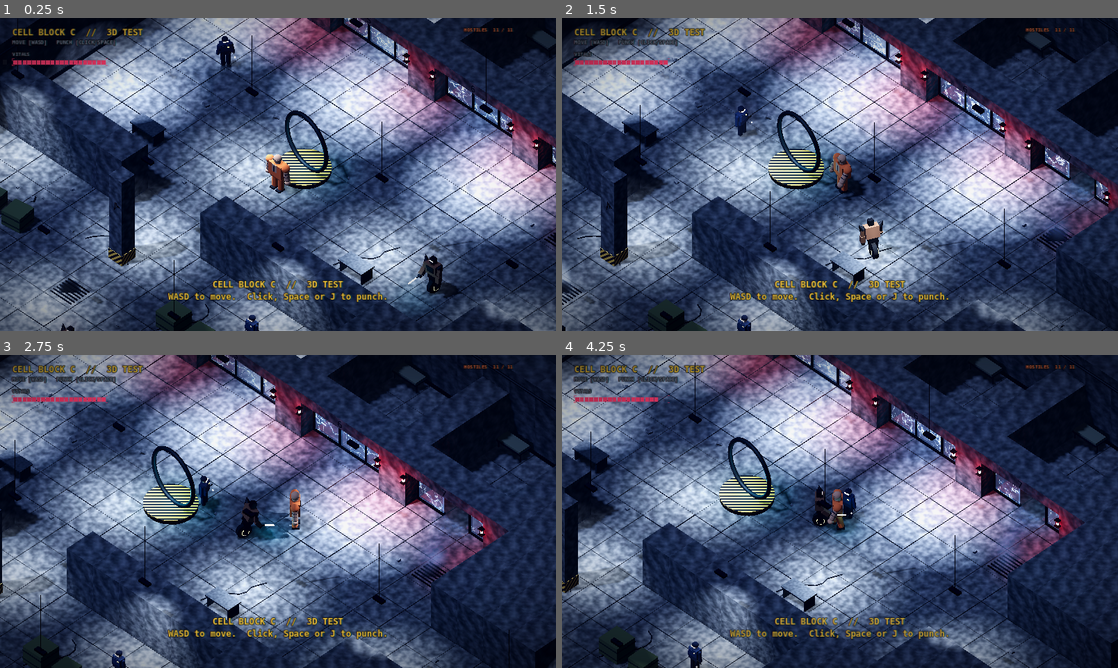
Above: before the commit, frames 1-4 (two rows, left to right).
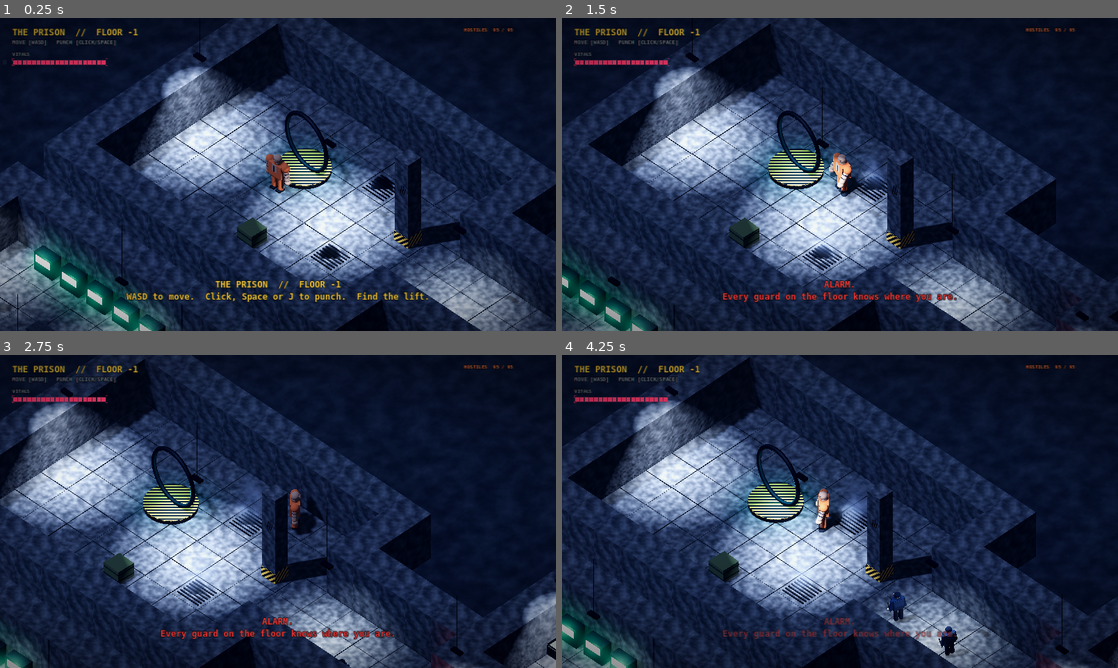
Above: after the commit, the same moments.

Repository: Noj-eng/inescapable-prison
Game: Godot game, scene res://scenes/cellblock_3d.tscn
Two runs of this game, one before a commit and one after it. Both use one fixed random seed, a clock stepped at 60 frames per second and the inputs below. This scene is started directly instead of the project's main scene.
Inputs (mouse positions are in pixels of both pictures, inside the frame that each line leads up to):
- Up to frame 1 (0.25 s): no input
- Up to frame 2 (1.5 s): tap Enter at 0.5 s; move the mouse to (962, 158) at 0.52 s; hold D 0.53-1.25 s; tap R at 0.6 s; click (962, 158) at 0.67 s; tap Space at 0.77 s; drag from (728, 190) to (812, 237) at 1.27 s
- Up to frame 3 (2.75 s): move the mouse to (333, 442) at 2.02 s; hold D from 2.03 s (still down); hold E from 2.03 s (still down)
- Up to frame 4 (4.25 s): release D at 2.75 s; release E at 2.75 s; drag from (812, 574) to (673, 464) at 2.77 s; move the mouse to (1006, 558) at 3.52 s; hold A from 3.53 s (still down); tap 2 at 3.6 s; tap Space at 3.77 s

The runs differ from the first frame. In frame 1, 75% of the frame differs, in the area x 0-100%, y 0-100%; in frame 2, 73%; in frame 3, 71%; in frame 4, 72%.

Commit message:
Procedural, endless prison floors for the 3D test
prison_gen.gd digs a maze of rooms (cell blocks, halls, guard posts,
storerooms) joined by 3-wide corridors. Victor starts in a calm room; a few
steps out the alarm sends nearby guards after him. The lift in the
furthest room drops to a new, deeper floor. Sizes, winding, enemy density
and seed live in tuning_3d.gd; the hand-made map remains as a fallback.
Hidden walls are skipped and far lights switched off for speed.

Co-Authored-By: Claude Opus 5.5 <noreply@anthropic.com>
Claude-Session: https://claude.ai/code/session_01Gct3uL3DFKS75zeRECKKZQ

Diff:
--- a/scripts/3d/cellblock_3d.gd
+++ b/scripts/3d/cellblock_3d.gd
@@ -1,5 +1,7 @@
 extends Node3D
-## 3D TEST: Cell Block C rebuilt in 3D from the same text map as the 2D game,
+## 3D TEST: a prison floor in 3D, built from a text map. By default the map is
+## made fresh by prison_gen.gd (see tuning_3d.gd); the hand-made Cell Block C
+## map below is the fallback. Originally rebuilt from the same text map as the 2D game,
 ## in the gritty look of Jon's concept art: cracked concrete, electrified
 ## glass cells, red caged warning lights, steam grates, a catwalk edge over
 ## a dark drop, loose cables and rubble, real lights, shadows, fog and SSAO.
@@ -8,10 +10,52 @@
 ## Run it by opening scenes/cellblock_3d.tscn and pressing F6.
 
 const Tune := preload("res://scripts/3d/tuning_3d.gd")
+const PrisonGen := preload("res://scripts/3d/prison_gen.gd")
+const LIGHT_RANGE := 30.0   # metres around Victor where lamps are switched on
 const Look := preload("res://scripts/3d/look_3d.gd")
 const VictorScript := preload("res://scripts/3d/victor_3d.gd")
 const GuardScript := preload("res://scripts/3d/guard_3d.gd")
-const GameScript := preload("res://scripts/main.gd")
+## The 3D Cell Block C: about twice the size of the 2D one, built for running.
+## # wall  . floor  b bunk  t toilet  B electrified glass cell front
+## R Victor's broken rig (start)  E lift  G guard  M robot  o pillar
+## v steam grate  x crate  d table  c console
+const MAP := [
+	"################################################",
+	"#b..#b..#b..#b..#b..#b..#b..#b..#b..#b..#b..####",
+	"#...#...#...#...#...#...#...#...#...#...#...####",
+	"#t..#t..#t..#t..#t..#t..#t..#t..#t..#t..#t..####",
+	"#BBB#BBB#B.B#BBB#BBB#BBB#BBB#BBB#BBB#BBB#BBB####",
+	"#..............................................#",
+	"#................v............G.............xx.#",
+	"#...........o.........o.........o.........o..x.#",
+	"#.....R...................G....................#",
+	"#...................................G.......G..#",
+	"#.................G..................v.........#",
+	"#..d.....d..o.........o.........o........Mo....#",
+	"#..........................v...................#",
+	"#####...###############..###############...#####",
+	"#####...###############..###############...#####",
+	"#............######################............#",
+	"#..cc....c...##b..#b..#b..#b..#b..#...xx...xx..#",
+	"#....G.......##...#...#...#...#...#...x.....x..#",
+	"#.....o......##t..#t..#t..#t..#t..#.....G......#",
+	"#.............#BBB#BBB#BBB#BBB#BBB#.......v....#",
+	"#..................................#........M..#",
+	"#..d....d....#......G..........G...#....xx.....#",
+	"#......M.....#..............G................x.#",
+	"#.........G..#..........M..........#..G......x.#",
+	"#............#.....................#...........#",
+	"####...###########....###########..#########..##",
+	"#..............................................#",
+	"#..xx...............xx........G................#",
+	"#.......G......v....x....................M.....#",
+	"#.........o.............o.............o........#",
+	"#.....v...............M....xx.......G..........#",
+	"#.............G...............v...........G.E..#",
+	"#..............................................#",
+	"################################################",
+]
+
 const GLASS_SHADER := preload("res://shaders/electric_glass.gdshader")
 const ChromaLabelScript := preload("res://scripts/chroma_label.gd")
 const NeonBarScript := preload("res://scripts/neon_bar.gd")
@@ -34,6 +78,13 @@
 var _red_lights: Array[OmniLight3D] = []
 var _glass_lights: Array[OmniLight3D] = []
 var _shake := 0.0
+var _lift_at := Vector3.INF
+var _descending := false
+var _cull_t := 0.0
+var calm := true            # nobody moves until Victor leaves the start
+var _start_at := Vector3.ZERO
+var _alarm := 0.0
+static var depth := 1      # how many floors deep Victor is (survives reloads)
 var _lamps: Array[SpotLight3D] = []
 var _aftershock_in := 6.0
 var _quake := 0.0
@@ -51,15 +102,22 @@
 
 
 func _ready() -> void:
-	_rng.seed = 1977
-	map = GameScript.LEVELS[0]["map"]
+	if Tune.LEVEL_PROCEDURAL:
+		var seed_value := Tune.LEVEL_SEED + depth if Tune.LEVEL_SEED != 0 else randi()
+		map = PrisonGen.new().generate(seed_value, Tune.LEVEL_BLOCKS_X, Tune.LEVEL_BLOCKS_Y,
+				Tune.LEVEL_WINDING, Tune.ENEMY_DENSITY, Tune.ROBOT_SHARE)
+		print("Prison floor %d, seed %d" % [depth, seed_value])
+		_rng.seed = seed_value
+	else:
+		map = MAP
+		_rng.seed = 1977
 	rows = map.size()
 	cols = map[0].length()
 	_build_environment()
 	_build_level()
 	_build_paths()
 	_build_hud()
-	_say("CELL BLOCK C  //  3D TEST\nWASD to move.  Click, Space or J to punch.", Color("ffd23f"), 4.0)
+	_say("%s\nWASD to move.  Click, Space or J to punch.  Find the lift." % _title(), Color("ffd23f"), 4.0)
 
 
 func cell_pos(x: float, y: float) -> Vector3:
@@ -153,6 +211,8 @@
 				slab.rotation = Vector3(_rng.randf_range(-0.01, 0.01), 0, _rng.randf_range(-0.01, 0.01))
 			match ch:
 				"#":
+					if not _touches_floor(x, y):
+						continue    # solid rock between rooms: nothing to see or touch
 					if front:
 						_catwalk_edge(x, y)
 					else:
@@ -171,38 +231,43 @@
 				"c": _console(at)
 				"o": _pillar(at)
 				"v": _grate(at)
-				"E": _lift(at)
+				"E":
+					_lift(at)
+					_lift_at = at
 				"R":
 					_broken_rig(at)
 					start = at + Vector3(0, 0, CELL)
 				"G", "M":
 					_spawn_enemy("robot" if ch == "M" else "guard", at)
-			if ch == "." and y == 4 and _ch(x - 1, y) == "B" and _ch(x + 1, y) == "B":
+			if ch == "." and _ch(x - 1, y) == "B" and _ch(x + 1, y) == "B":
 				_smashed_glass(at)   # cell 7: the quake already blew this one out
-	# lintels and cell numbers above the glass fronts
-	var x0 := 1
-	while x0 < cols:
-		if _ch(x0, 4) == "B":
-			var x1 := x0
-			while _ch(x1 + 1, 4) != "#":
-				x1 += 1
-			var mid := (x0 + x1) * 0.5
-			Look.box(self, Vector3((x1 - x0 + 1) * CELL, WALL_H - 2.5, CELL), cell_pos(mid, 4) + Vector3(0, 2.5 + (WALL_H - 2.5) * 0.5, 0), wall_mat)
-			var label := Label3D.new()
-			label.text = str(cell_number)
-			cell_number += 1
-			label.font_size = 160
-			label.pixel_size = 0.004
-			label.modulate = Color(0.1, 0.1, 0.1, 0.9)
-			label.outline_size = 0
-			label.shaded = true
-			label.position = cell_pos(mid, 4) + Vector3(0, 2.85, CELL * 0.5 + 0.01)
-			add_child(label)
-			# red caged warning lights either side of the cell
-			for side: int in [-1, 1]:
-				_red_caged_light(cell_pos((x0 if side < 0 else x1) + 0.5 * side, 4) + Vector3(0, 2.0, CELL * 0.5 + 0.12))
-			x0 = x1 + 1
-		x0 += 1
+	# lintels and cell numbers above every row of glass fronts
+	for gy in rows:
+		if not (map[gy] as String).contains("B"):
+			continue
+		var x0 := 1
+		while x0 < cols:
+			if _ch(x0, gy) == "B":
+				var x1 := x0
+				while _ch(x1 + 1, gy) != "#":
+					x1 += 1
+				var mid := (x0 + x1) * 0.5
+				Look.box(self, Vector3((x1 - x0 + 1) * CELL, WALL_H - 2.5, CELL), cell_pos(mid, gy) + Vector3(0, 2.5 + (WALL_H - 2.5) * 0.5, 0), wall_mat)
+				var label := Label3D.new()
+				label.text = str(cell_number)
+				cell_number += 1
+				label.font_size = 160
+				label.pixel_size = 0.004
+				label.modulate = Color(0.1, 0.1, 0.1, 0.9)
+				label.outline_size = 0
+				label.shaded = true
+				label.position = cell_pos(mid, gy) + Vector3(0, 2.85, CELL * 0.5 + 0.01)
+				add_child(label)
+				# red caged warning lights either side of the cell
+				for side: int in [-1, 1]:
+					_red_caged_light(cell_pos((x0 if side < 0 else x1) + 0.5 * side, gy) + Vector3(0, 2.0, CELL * 0.5 + 0.12))
+				x0 = x1 + 1
+			x0 += 1
 	_overhead_lamps()
 	_scatter_cracks_rubble_cables()
 	_the_drop()
@@ -211,6 +276,7 @@
 	player.set_script(VictorScript)
 	player.camera = camera
 	player.position = start + Vector3(0, 0.1, 0)
+	_start_at = start
 	add_child(player)
 	player.health_changed.connect(_on_health_changed)
 	player.died.connect(_on_player_died)
@@ -573,6 +639,12 @@
 
 # --- every frame ------------------------------------------------------------------
 
+func _title() -> String:
+	if Tune.LEVEL_PROCEDURAL:
+		return "THE PRISON  //  FLOOR -%d" % depth
+	return "CELL BLOCK C  //  3D TEST"
+
+
 func shake(amount: float) -> void:
 	_shake = maxf(_shake, amount)
 
@@ -599,11 +671,42 @@
 		var flicker := _quake > 0.0 and _rng.randf() < 0.35 + 0.1 * (i % 3)
 		_lamps[i].light_energy = 14.0 * (0.12 if flicker else 1.0)
 	_shake = move_toward(_shake, 0.0, delta * 1.5)
+	# a moment to get his bearings; a few steps out and the alarm goes off
+	if calm and not _game_over:
+		var from_start := player.global_position - _start_at
+		from_start.y = 0
+		if from_start.length() > Tune.CALM_RADIUS:
+			calm = false
+			_alarm = 3.0
+			shake(0.2)
+			_say("ALARM.\nEvery guard on the floor knows where you are.", Color("ff3b3b"), 2.5)
+			for e in get_tree().get_nodes_in_group("enemies"):
+				if e.global_position.distance_to(player.global_position) < Tune.ALARM_RADIUS:
+					e.active = true
+	_alarm = maxf(0.0, _alarm - delta)
+	# only light what's near Victor: a big floor has hundreds of lamps
+	_cull_t -= delta
+	if _cull_t <= 0.0:
+		_cull_t = 0.25
+		var here := player.global_position
+		for group in [_lamps, _red_lights, _glass_lights]:
+			for l: Light3D in group:
+				l.visible = l.global_position.distance_squared_to(here) < LIGHT_RANGE * LIGHT_RANGE
+	# the lift: step on it to drop to a deeper, freshly built floor
+	if _lift_at != Vector3.INF and not _descending and not _game_over:
+		var to_lift := player.global_position - _lift_at
+		to_lift.y = 0
+		if to_lift.length() < 1.1:
+			_descending = true
+			depth += 1
+			shake(0.3)
+			_say("GOING DOWN.\nFloor -%d. Still no way out." % depth, Color("ff7a4a"), 2.0)
+			get_tree().create_timer(1.6).timeout.connect(get_tree().reload_current_scene)
 	camera.h_offset = _rng.randf_range(-1, 1) * _shake
 	camera.v_offset = _rng.randf_range(-1, 1) * _shake
 	# red warning lights pulse, the containment glass flickers
 	for i in _red_lights.size():
-		_red_lights[i].light_energy = 1.2 + 1.0 * (0.5 + 0.5 * sin(_t * 3.0 + i))
+		_red_lights[i].light_energy = 1.2 + 1.0 * (0.5 + 0.5 * sin(_t * 3.0 + i)) + (3.0 if _alarm > 0.0 and fmod(_t, 0.4) < 0.2 else 0.0)
 	for i in _glass_lights.size():
 		_glass_lights[i].light_energy = 0.9 + _rng.randf() * 0.9
 	# walls and pillars between the camera and Victor turn see-through
@@ -630,7 +733,7 @@
 	if enemies_left == 0:
 		_lift_mat.albedo_color = Color(0.3, 1.0, 0.5)
 		_lift_mat.emission = Color(0.3, 1.0, 0.5)
-		_say("CELL BLOCK C CLEAR.\nThat's the end of the 3D test.", Color("4dff88"), 5.0)
+		_say("FLOOR CLEAR.\nNot a guard left standing.", Color("4dff88"), 4.0)
 
 
 func _on_health_changed(hp: int, max_hp: int) -> void:
@@ -648,7 +751,7 @@
 func _build_hud() -> void:
 	_hud = CanvasLayer.new()
 	add_child(_hud)
-	_chroma("CELL BLOCK C  //  3D TEST", Vector2(28, 20), Vector2(600, 30), 20, Color("ffd23f"))
+	_chroma(_title(), Vector2(28, 20), Vector2(600, 30), 20, Color("ffd23f"))
 	_chroma("MOVE [WASD]   PUNCH [CLICK/SPACE]", Vector2(28, 48), Vector2(600, 20), 12, Color(0.62, 0.7, 0.82, 0.75))
 	_chroma("VITALS", Vector2(28, 76), Vector2(200, 16), 11, Color(0.62, 0.7, 0.82, 0.75))
 	_health_bar = Control.new()
--- a/scripts/3d/guard_3d.gd
+++ b/scripts/3d/guard_3d.gd
@@ -368,7 +368,7 @@
 		var to := target.global_position - global_position
 		to.y = 0
 		var level := get_tree().current_scene
-		if not active and to.length() < WAKE_DISTANCE and (not level.has_method("path_length") or level.path_length(global_position, target.global_position) < 9):
+		if not active and not level.get("calm") and to.length() < WAKE_DISTANCE and (not level.has_method("path_length") or level.path_length(global_position, target.global_position) < 9):
 			active = true
 		if active:
 			_repath -= delta
--- /dev/null
+++ b/scripts/3d/prison_gen.gd
@@ -0,0 +1,264 @@
+extends RefCounted
+## Builds a random, winding prison floor as a text map (same letters the 3D
+## level builder reads):
+##   # wall  . floor  b bunk  t toilet  B electrified glass cell front
+##   R Victor's broken rig (start)  E lift (exit)  G guard  M robot
+##   o pillar  v steam grate  x crate  d table  c console
+##
+## How it works: the floor is split into a grid of blocks. A random maze is
+## dug through the blocks (that is what makes it winding), with a few extra
+## shortcuts. Every block becomes a room (a cell block, an open hall, a guard
+## post or a storeroom), and the maze links become 3-wide corridors.
+## Victor starts in the first room; the lift is in the room furthest away.
+
+const BLOCK_W := 13      # map tiles per block, across
+const BLOCK_H := 11      # ...and down
+
+var _rng := RandomNumberGenerator.new()
+var _g: Array = []       # rows of single-letter strings
+var _w := 0
+var _h := 0
+
+
+## blocks_x, blocks_y: size in blocks. winding: 0 = lots of shortcuts,
+## 1 = a pure maze with one route. density: enemies per room, on average.
+## robot_share: 0..1 of enemies that are robots.
+func generate(seed_value: int, blocks_x: int, blocks_y: int, winding: float, density: float, robot_share: float) -> Array:
+	_rng.seed = seed_value
+	_w = blocks_x * BLOCK_W + 1
+	_h = blocks_y * BLOCK_H + 1
+	_g = []
+	for y in _h:
+		var row := []
+		row.resize(_w)
+		row.fill("#")
+		_g.append(row)
+
+	# 1. a maze through the blocks (randomised depth-first search)
+	var links := {}                        # "ax,ay|bx,by" -> true
+	var seen := {}
+	var stack: Array[Vector2i] = [Vector2i(0, 0)]
+	seen[Vector2i(0, 0)] = true
+	while stack.size() > 0:
+		var cur: Vector2i = stack.back()
+		var options: Array[Vector2i] = []
+		for d in [Vector2i(1, 0), Vector2i(-1, 0), Vector2i(0, 1), Vector2i(0, -1)]:
+			var n: Vector2i = cur + d
+			if n.x >= 0 and n.y >= 0 and n.x < blocks_x and n.y < blocks_y and not seen.has(n):
+				options.append(n)
+		if options.is_empty():
+			stack.pop_back()
+			continue
+		var nxt: Vector2i = options[_rng.randi() % options.size()]
+		seen[nxt] = true
+		links[_key(cur, nxt)] = true
+		stack.append(nxt)
+	# a few shortcuts so it isn't one single path (fewer when more winding)
+	for by in blocks_y:
+		for bx in blocks_x:
+			for d in [Vector2i(1, 0), Vector2i(0, 1)]:
+				var a := Vector2i(bx, by)
+				var b: Vector2i = a + d
+				if b.x < blocks_x and b.y < blocks_y and _rng.randf() > 0.35 + 0.6 * winding:
+					links[_key(a, b)] = true
+
+	# 2. how far each block is from the start, to place the lift
+	var dist := {Vector2i(0, 0): 0}
+	var queue: Array[Vector2i] = [Vector2i(0, 0)]
+	var far := Vector2i(0, 0)
+	while queue.size() > 0:
+		var c: Vector2i = queue.pop_front()
+		if dist[c] > dist[far]:
+			far = c
+		for d in [Vector2i(1, 0), Vector2i(-1, 0), Vector2i(0, 1), Vector2i(0, -1)]:
+			var n: Vector2i = c + d
+			if links.has(_key(c, n)) and not dist.has(n):
+				dist[n] = dist[c] + 1
+				queue.append(n)
+
+	# 3. rooms
+	var rooms := {}                        # block -> Rect2i (inside, floor)
+	for by in blocks_y:
+		for bx in blocks_x:
+			var b := Vector2i(bx, by)
+			var rw := _rng.randi_range(7, BLOCK_W - 3)
+			var rh := _rng.randi_range(6, BLOCK_H - 3)
+			var rx := bx * BLOCK_W + 2 + _rng.randi_range(0, BLOCK_W - 3 - rw)
+			var ry := by * BLOCK_H + 2 + _rng.randi_range(0, BLOCK_H - 3 - rh)
+			rooms[b] = Rect2i(rx, ry, rw, rh)
+			_carve(rooms[b])
+
+	# 4. corridors between linked rooms: 3 wide, with a bend
+	for k in links:
+		var parts: PackedStringArray = (k as String).split("|")
+		var a := _unkey(parts[0])
+		var b := _unkey(parts[1])
+		var ca := _centre(rooms[a])
+		var cb := _centre(rooms[b])
+		if _rng.randf() < 0.5:
+			_corridor(ca, Vector2i(cb.x, ca.y))
+			_corridor(Vector2i(cb.x, ca.y), cb)
+		else:
+			_corridor(ca, Vector2i(ca.x, cb.y))
+			_corridor(Vector2i(ca.x, cb.y), cb)
+
+	# 5. dress each room by type, then start, lift and enemies
+	for b in rooms:
+		var r: Rect2i = rooms[b]
+		var north_free := not links.has(_key(b, b + Vector2i(0, -1)))
+		if b == Vector2i(0, 0):
+			_dress_hall(r)
+			_clear_around(_centre(r) + Vector2i(-1, -1))
+			_put(_centre(r) + Vector2i(-1, -1), "R")
+			continue
+		if b == far:
+			_dress_hall(r)
+			_clear_around(_centre(r))
+			_put(_centre(r), "E")
+			continue
+		var roll := _rng.randf()
+		if roll < 0.35 and north_free and r.size.x >= 9 and r.size.y >= 8:
+			_dress_cells(r)
+		elif roll < 0.6:
+			_dress_hall(r)
+		elif roll < 0.8:
+			_dress_guard_post(r)
+		else:
+			_dress_storage(r)
+	for b in rooms:
+		if b == Vector2i(0, 0):
+			continue
+		var r: Rect2i = rooms[b]
+		var count := int(density) + (1 if _rng.randf() < density - int(density) else 0)
+		for i in count:
+			var spot := _free_spot(r)
+			if spot.x >= 0:
+				_put(spot, "M" if _rng.randf() < robot_share else "G")
+
+	var out := []
+	for row in _g:
+		out.append("".join(row))
+	return out
+
+
+# --- room dressing ----------------------------------------------------------------
+
+## A row of cells along the room's north wall, each with a bunk and a toilet
+## behind electrified glass. One cell's glass is already blown out.
+func _dress_cells(r: Rect2i) -> void:
+	var y0 := r.position.y
+	var n := (r.size.x - 1) / 4
+	var start := r.position.x + (r.size.x - (n * 4 + 1)) / 2
+	for y in range(y0, y0 + 4):
+		for x in range(r.position.x, r.end.x):
+			_put(Vector2i(x, y), "#")
+	var broken := _rng.randi() % n
+	for i in n:
+		var x := start + 1 + i * 4
+		for k in 3:
+			_put(Vector2i(x + k, y0), ".")
+			_put(Vector2i(x + k, y0 + 1), ".")
+			_put(Vector2i(x + k, y0 + 2), ".")
+			_put(Vector2i(x + k, y0 + 3), "." if (i == broken and k == 1) else "B")
+		_put(Vector2i(x, y0), "b")
+		_put(Vector2i(x, y0 + 2), "t")
+	_scatter(Rect2i(r.position.x, y0 + 5, r.size.x, r.size.y - 5), "v", 1)
+
+
+func _dress_hall(r: Rect2i) -> void:
+	# pillars in a loose grid, a steam grate or two
+	for y in range(r.position.y + 2, r.end.y - 1, 4):
+		for x in range(r.position.x + 2, r.end.x - 1, 5):
+			if _rng.randf() < 0.7:
+				_put(Vector2i(x, y), "o")
+	_scatter(r, "v", 2)
+	_scatter(r, "x", _rng.randi_range(0, 2))
+
+
+func _dress_guard_post(r: Rect2i) -> void:
+	var y := r.position.y
+	for x in range(r.position.x + 1, mini(r.end.x - 1, r.position.x + 6)):
+		if _rng.randf() < 0.7:
+			_put(Vector2i(x, y), "c")
+	_scatter(r, "d", 2)
+	_scatter(r, "v", 1)
+
+
+func _dress_storage(r: Rect2i) -> void:
+	for i in _rng.randi_range(3, 6):
+		var p := Vector2i(_rng.randi_range(r.position.x + 1, r.end.x - 3), _rng.randi_range(r.position.y + 1, r.end.y - 3))
+		for d in [Vector2i(0, 0), Vector2i(1, 0), Vector2i(0, 1)]:
+			if _rng.randf() < 0.8 and _tile(p + d) == ".":
+				_put(p + d, "x")
+
+
+# --- helpers --------------------------------------------------------------------
+
+func _scatter(r: Rect2i, ch: String, count: int) -> void:
+	for i in count:
+		var p := _free_spot(r)
+		if p.x >= 0:
+			_put(p, ch)
+
+
+func _free_spot(r: Rect2i) -> Vector2i:
+	# a floor tile with open floor all round, so nothing blocks a doorway
+	for attempt in 30:
+		var p := Vector2i(_rng.randi_range(r.position.x + 1, r.end.x - 2), _rng.randi_range(r.position.y + 1, r.end.y - 2))
+		var ok := true
+		for dy in [-1, 0, 1]:
+			for dx in [-1, 0, 1]:
+				if _tile(p + Vector2i(dx, dy)) != ".":
+					ok = false
+		if ok:
+			return p
+	return Vector2i(-1, -1)
+
+
+func _clear_around(p: Vector2i) -> void:
+	for dy in [-1, 0, 1, 2]:
+		for dx in [-1, 0, 1]:
+			_put(p + Vector2i(dx, dy), ".")
+
+
+func _carve(r: Rect2i) -> void:
+	for y in range(r.position.y, r.end.y):
+		for x in range(r.position.x, r.end.x):
+			_put(Vector2i(x, y), ".")
+
+
+func _corridor(a: Vector2i, b: Vector2i) -> void:
+	var lo := Vector2i(mini(a.x, b.x) - 1, mini(a.y, b.y) - 1)
+	var hi := Vector2i(maxi(a.x, b.x) + 1, maxi(a.y, b.y) + 1)
+	for y in range(lo.y, hi.y + 1):
+		for x in range(lo.x, hi.x + 1):
+			if x > 0 and y > 0 and x < _w - 1 and y < _h - 1 and _tile(Vector2i(x, y)) == "#":
+				_put(Vector2i(x, y), ".")
+
+
+func _centre(r: Rect2i) -> Vector2i:
+	return r.position + r.size / 2
+
+
+func _tile(p: Vector2i) -> String:
+	if p.x < 0 or p.y < 0 or p.x >= _w or p.y >= _h:
+		return "#"
+	return _g[p.y][p.x]
+
+
+func _put(p: Vector2i, ch: String) -> void:
+	if p.x > 0 and p.y > 0 and p.x < _w - 1 and p.y < _h - 1:
+		_g[p.y][p.x] = ch
+
+
+func _key(a: Vector2i, b: Vector2i) -> String:
+	if a.x > b.x or (a.x == b.x and a.y > b.y):
+		var t := a
+		a = b
+		b = t
+	return "%d,%d|%d,%d" % [a.x, a.y, b.x, b.y]
+
+
+func _unkey(s: String) -> Vector2i:
+	var p := s.split(",")
+	return Vector2i(int(p[0]), int(p[1]))
--- a/scripts/3d/tuning_3d.gd
+++ b/scripts/3d/tuning_3d.gd
@@ -18,3 +18,14 @@
 const AFTERSHOCK_MIN_GAP := 8.0    # seconds between tremors, at least...
 const AFTERSHOCK_MAX_GAP := 15.0   # ...and at most
 const AFTERSHOCK_SHAKE := 0.45     # camera shake strength
+
+# --- Procedural prison floors -----------------------------------------------------
+const LEVEL_PROCEDURAL := true     # false = the hand-made Cell Block C map
+const LEVEL_SEED := 0              # 0 = a new prison every run; any other number = the same layout every time
+const LEVEL_BLOCKS_X := 7          # floor size in room-blocks across (each about 26 m)
+const LEVEL_BLOCKS_Y := 6          # ...and down
+const LEVEL_WINDING := 0.7         # 0 = many shortcuts, 1 = one long winding route
+const ENEMY_DENSITY := 2.8         # guards/robots per room, on average
+const ROBOT_SHARE := 0.25          # fraction of enemies that are robots
+const CALM_RADIUS := 4.0           # metres Victor can move from the start before the alarm goes off
+const ALARM_RADIUS := 60.0         # the alarm sends every enemy within this many metres after him
Not shown, added: scripts/3d/prison_gen.gd.uid
